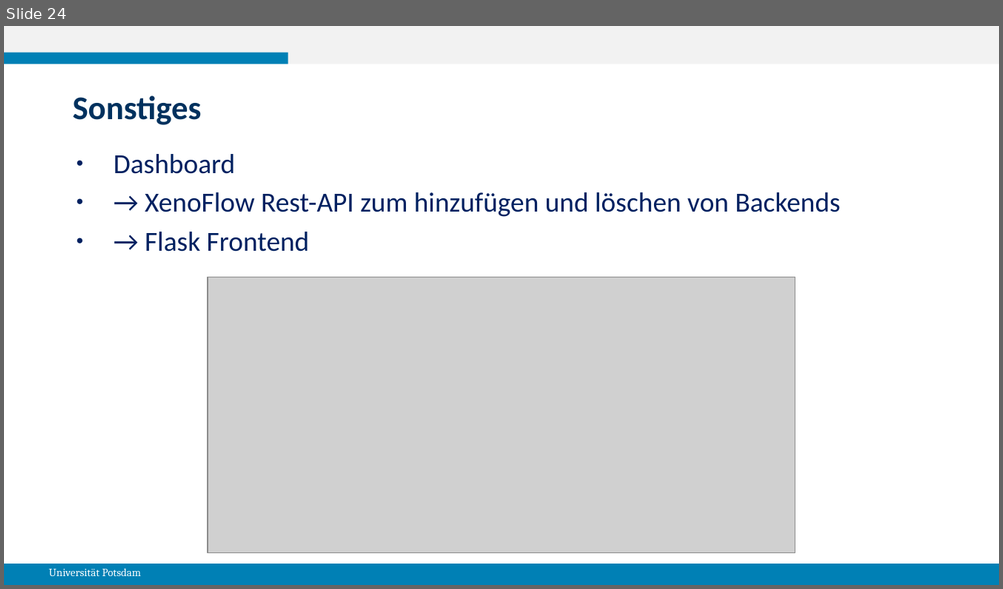
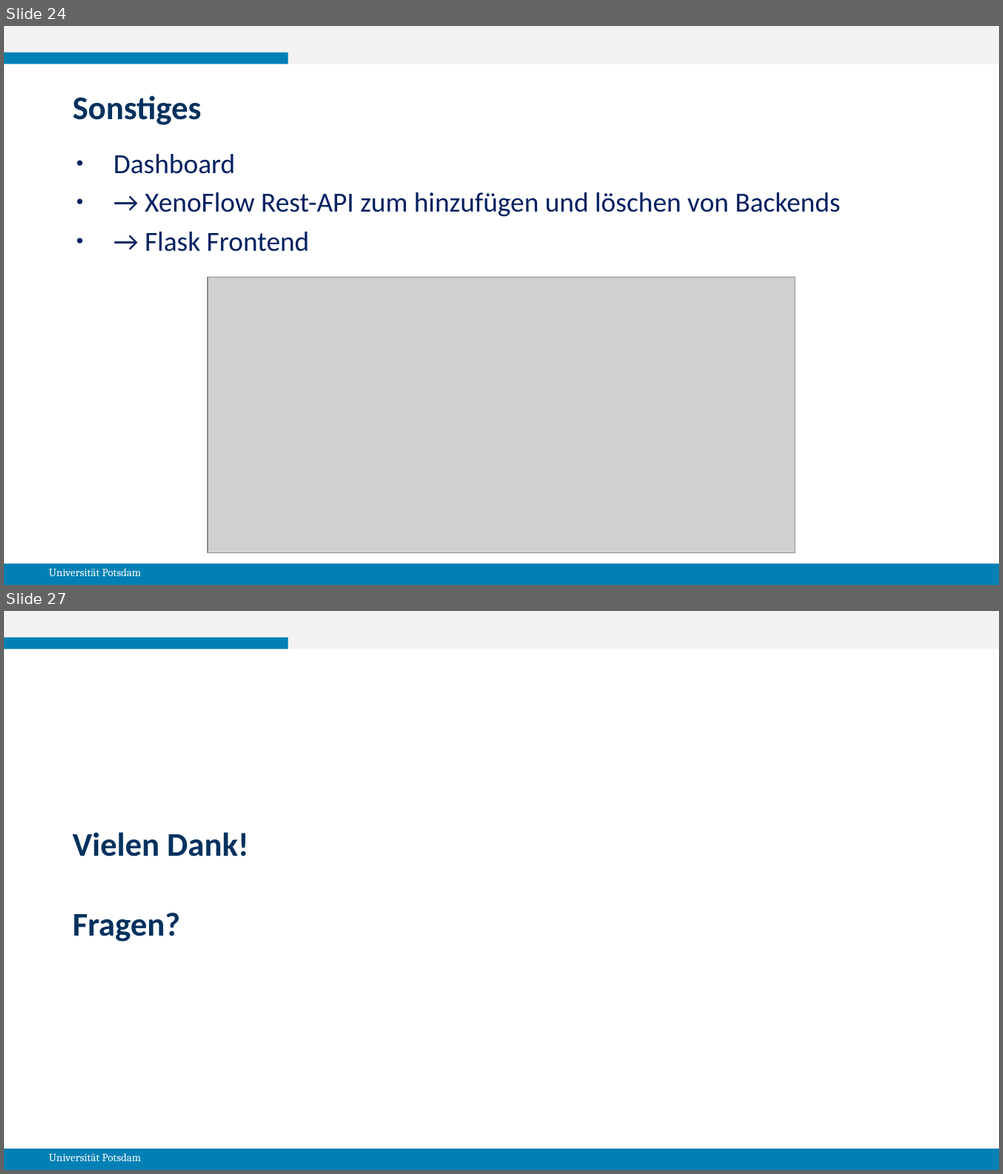
Before and after one commit to gespel/XenoFlow, a slide deck: docs/MasterPraktikumBericht.odp. Shown one above the other, each under a label of ours: slide 24 before the commit, slides 24 and 27 after it; the slides between them are not shown. The pictures are 1003x589 and 1003x1174 pixels, drawn with LibreOffice and Linux fonts; fonts in the diff are those of the drawing; grey boxes stand for pictures. Boxes give left, top, right and bottom in pixels: in the first picture for what was removed or moved away, otherwise in the second. Text is boxed around its words. In the diff, an @@ line names an element or a change of style, - is before the commit and + after.

```diff
--- a/docs/MasterPraktikumBericht.odp
+++ b/docs/MasterPraktikumBericht.odp
@@ slide 27 added at (4,611,999,1170), background #FFFFFF; not listed: 4 template elements that a slide beside it also shows @@
@@ text added at (73,832,248,942), 24 pt, text #00315E, bold @@
+Vielen Dank!
+Fragen?
```
Also in this commit, not shown: 1 slide changed, 1 other slide added.
